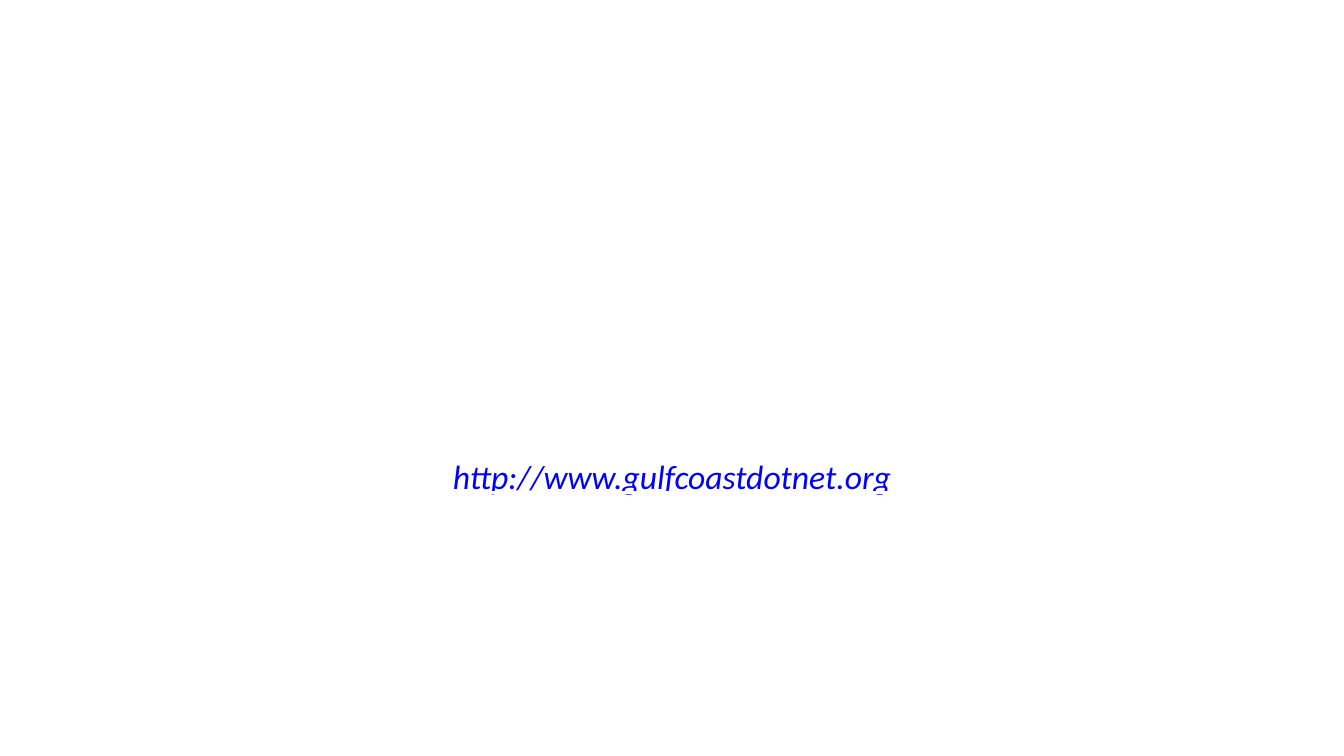
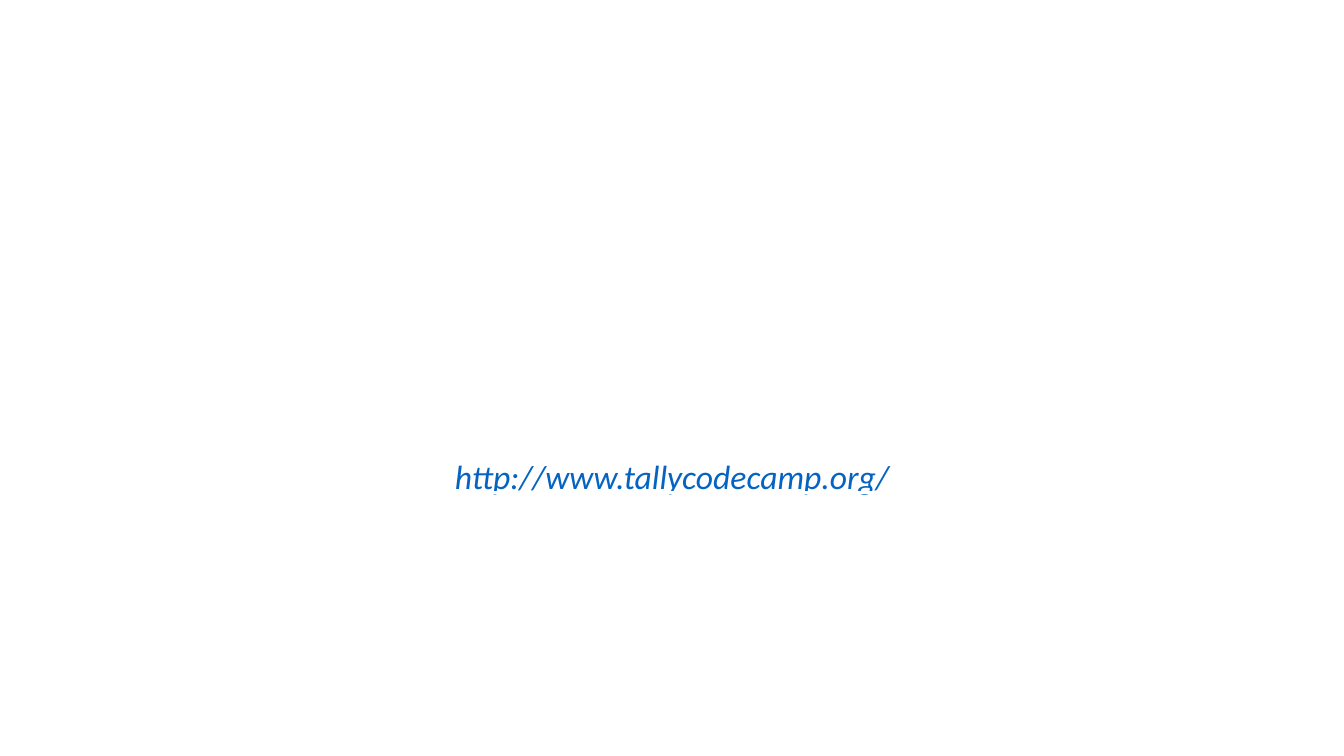
Before and after one commit to bwkeith/SignalR, a slide deck: slide 2 of Behind the Magic - SignalR Demystified.pptx. Drawn at 1344x756 pixels with LibreOffice and Linux fonts; fonts in the diff are those of the drawing; background and template pictures are left out. Boxes give left, top, right and bottom in pixels: in the first picture for what was removed or moved away, otherwise in the second. Text is boxed around its words. In the diff, an @@ line names an element or a change of style, - is before the commit and + after.

Commit message:
updated project and presentation for Tally Code Camp

```diff
--- a/Behind the Magic - SignalR Demystified.pptx
+++ b/Behind the Magic - SignalR Demystified.pptx
@@ text at (x1=455, y1=465, x2=889, y2=495): text changed; text colour #0000FF to #0563C1 @@
-http://www.gulfcoastdotnet.org
-@GCDNUG
+http://www.tallycodecamp.org/
```
Also in this commit, not shown: 3 other slides changed, 6 other files.
